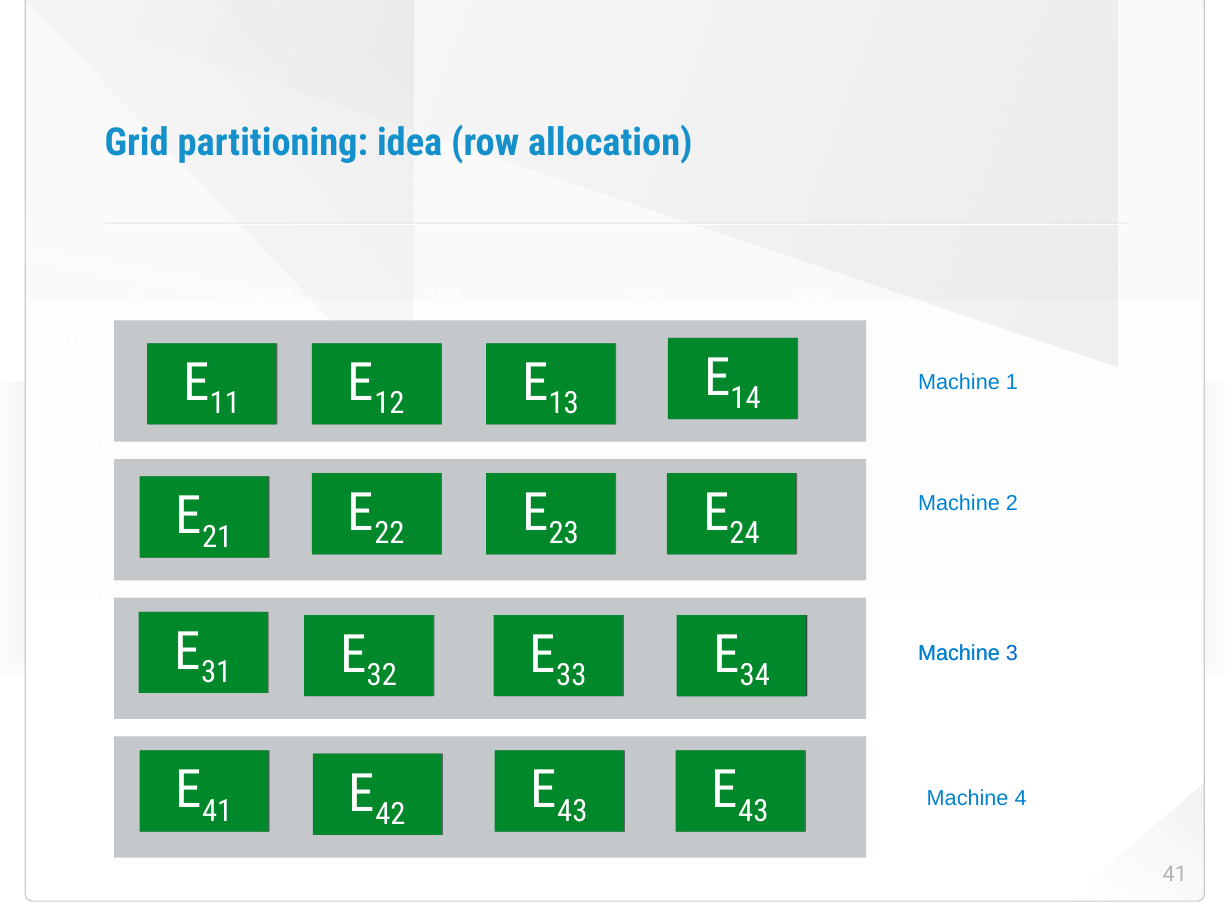
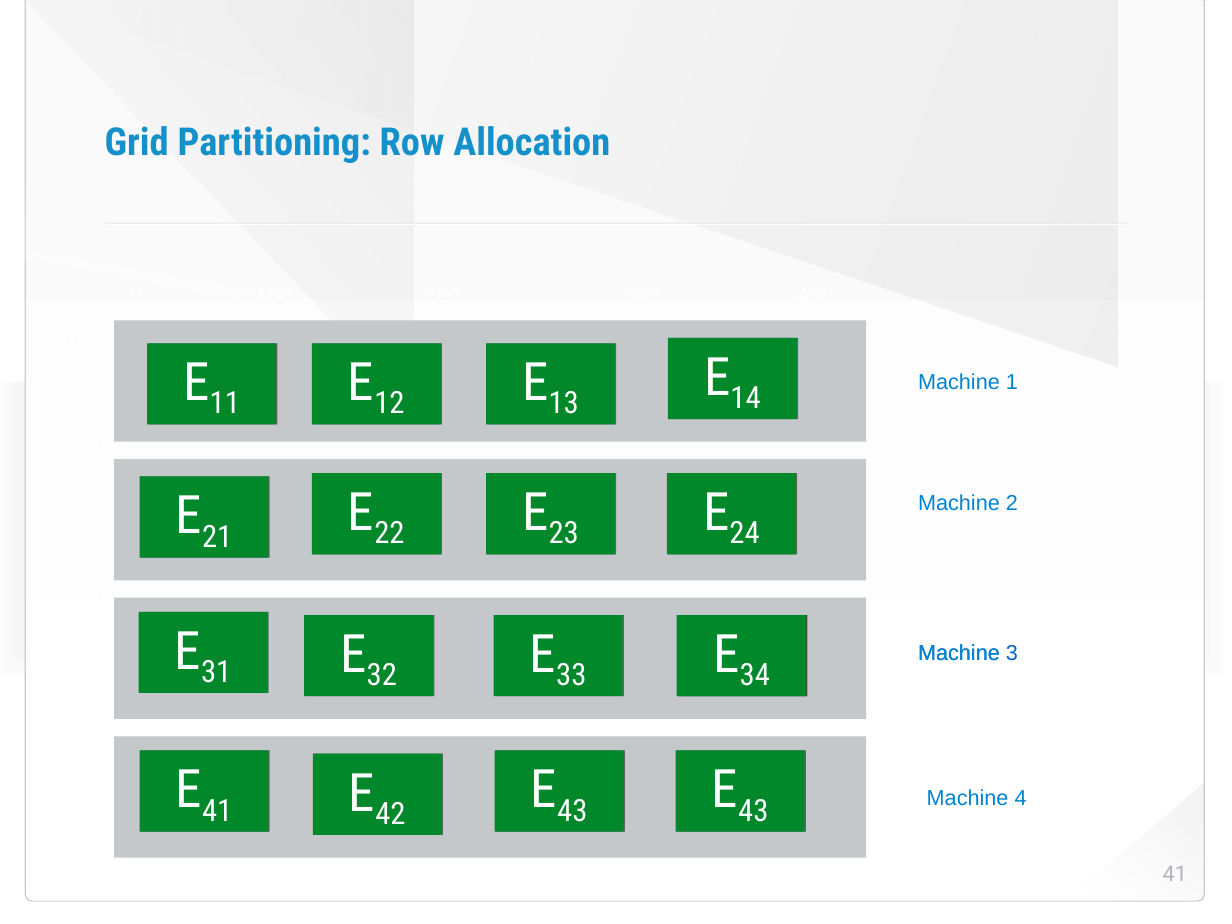
Before and after one commit to HaprianVlad/chaos, a slide deck: slide 41 of presentation.odp. Drawn at 1232x924 pixels with LibreOffice and Linux fonts; fonts in the diff are those of the drawing; background and template pictures are left out. Boxes give left, top, right and bottom in pixels: in the first picture for what was removed or moved away, otherwise in the second. Text is boxed around its words. In the diff, an @@ line names an element or a change of style, - is before the commit and + after.

```diff
--- a/presentation.odp
+++ b/presentation.odp
@@ title at (x1=105, y1=126, x2=610, y2=163): text changed @@
-Grid partitioning: idea (row allocation)
+Grid Partitioning: Row Allocation
```
Also in this commit, not shown: 2 other slides changed, 1 slide added, 1 other file.
